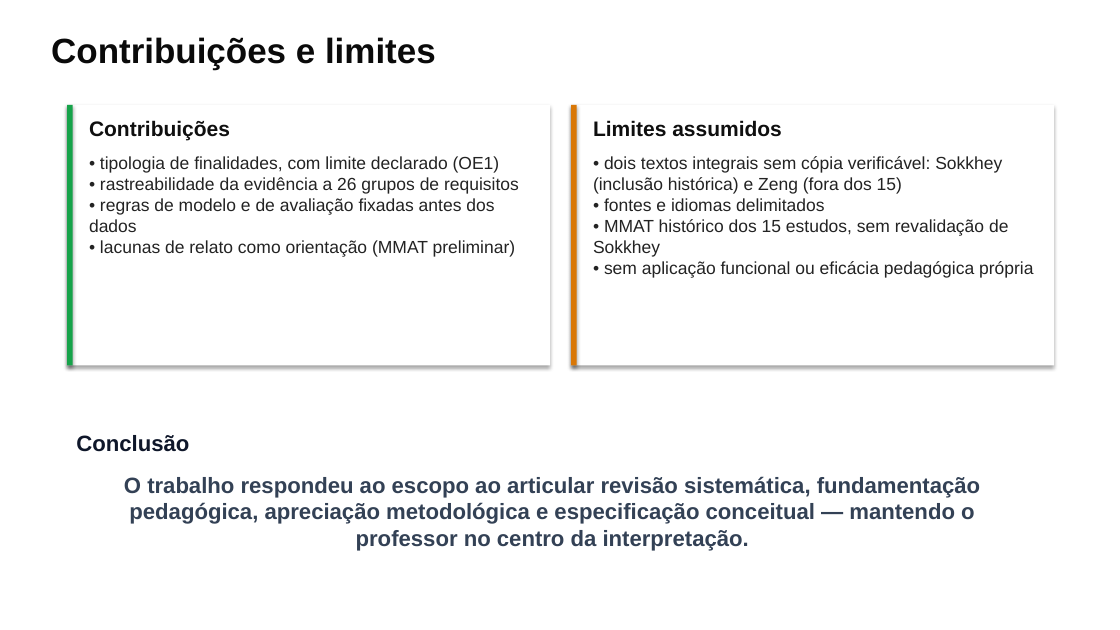
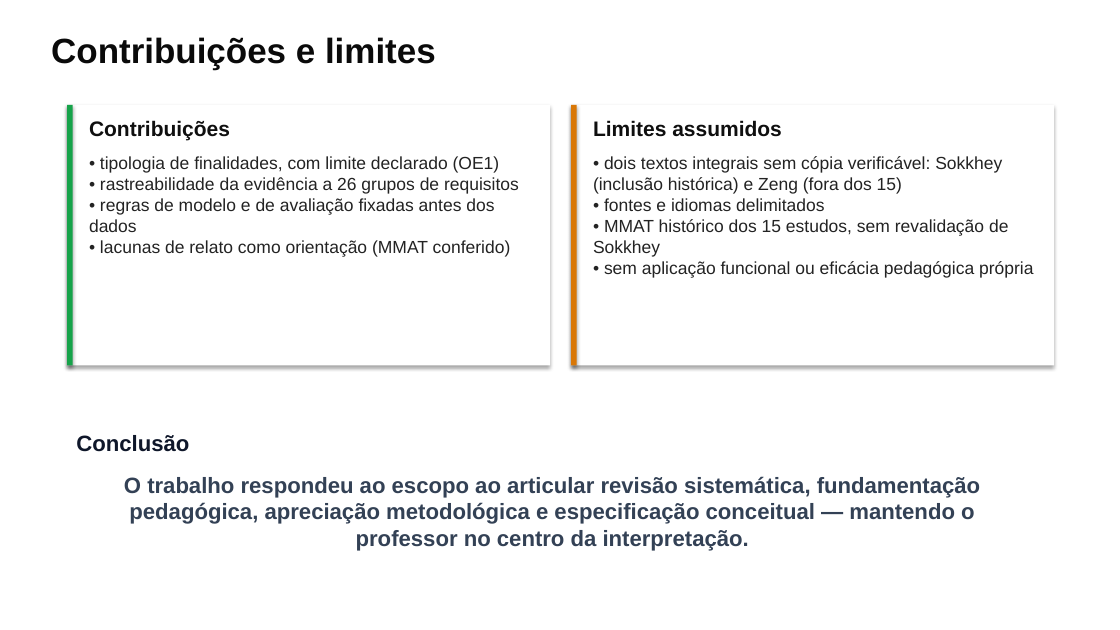
Before and after one commit to thalesfb/ccw, a slide deck: slide 18 of results/tcc/presentation/ensino_personalizado_de_matematica_tcc.pptx. Drawn at 1120x630 pixels with LibreOffice and Linux fonts; fonts in the diff are those of the drawing. Boxes give left, top, right and bottom in pixels: in the first picture for what was removed or moved away, otherwise in the second. Text is boxed around its words. In the diff, an @@ line names an element or a change of style, - is before the commit and + after.

Commit message:
:memo: docs(tcc): record author MMAT conference and recount (#165)
The author checked the 98 MMAT responses of the 14 studies with retrieved
full texts. Three answers changed (6915 Q3, 6916 Q2, 6917 Q5) and study 14
moves from category 2 to category 3 as a declared quasi-experiment.
Ledger, follow-up questions, tables, TCC text, deck, PPTX, site and README
now report the conferred appraisal; mixed-method components, screening and
extraction remain AI-assisted. Tests pinned to the previous state were
updated with the author's authorization.

```diff
--- a/results/tcc/presentation/ensino_personalizado_de_matematica_tcc.pptx
+++ b/results/tcc/presentation/ensino_personalizado_de_matematica_tcc.pptx
@@ text at (89,156,519,257): text changed @@
-• tipologia de finalidades, com limite declarado (OE1)
-• rastreabilidade da evidência a 26 grupos de requisitos
-• regras de modelo e de avaliação fixadas antes dos dados
-• lacunas de relato como orientação (MMAT preliminar)
+• tipologia de finalidades, com limite declarado (OE1)
+• rastreabilidade da evidência a 26 grupos de requisitos
+• regras de modelo e de avaliação fixadas antes dos dados
+• lacunas de relato como orientação (MMAT conferido)
```
Also in this commit, not shown: 3 other slides changed, 36 other files.
